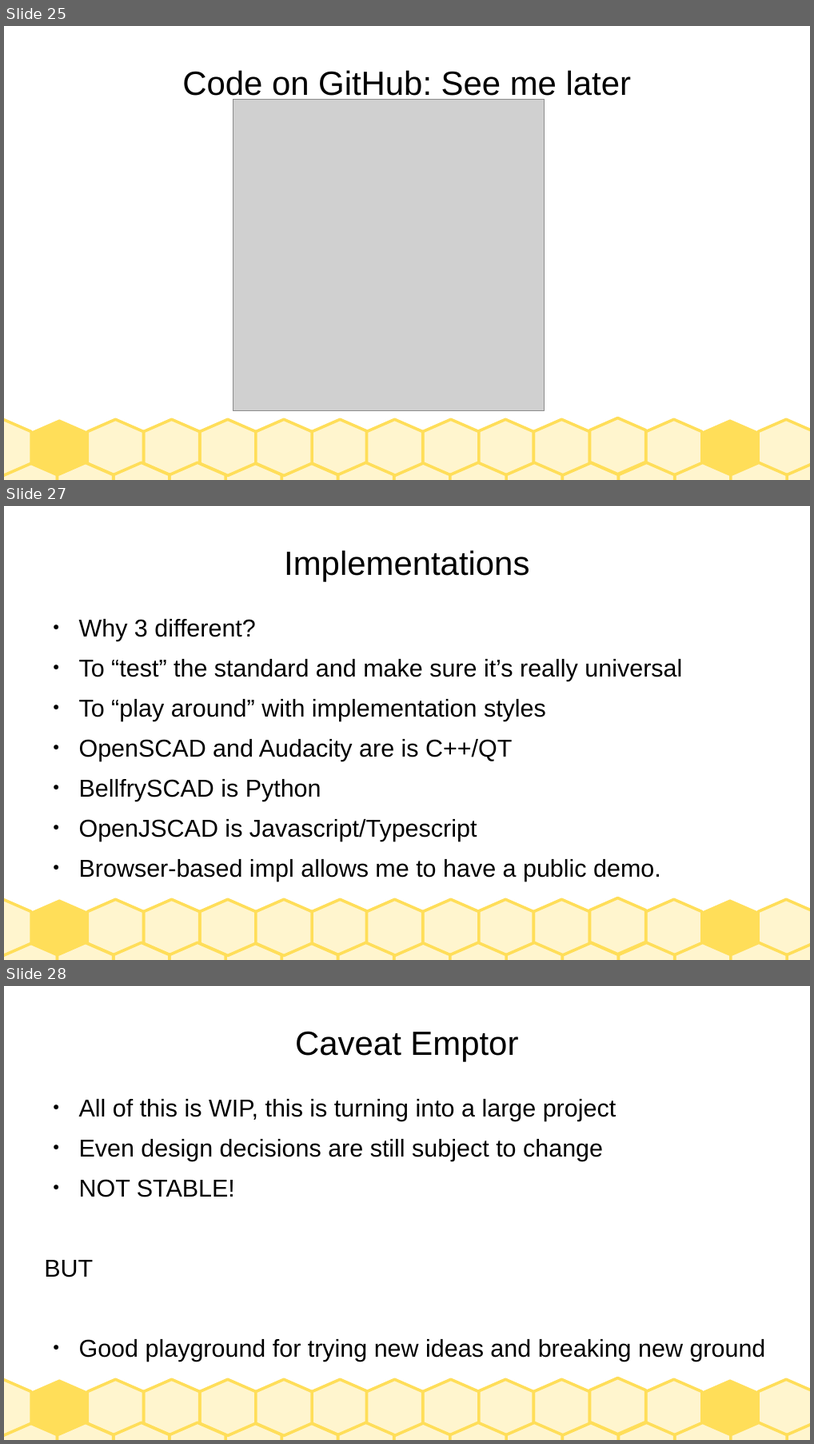
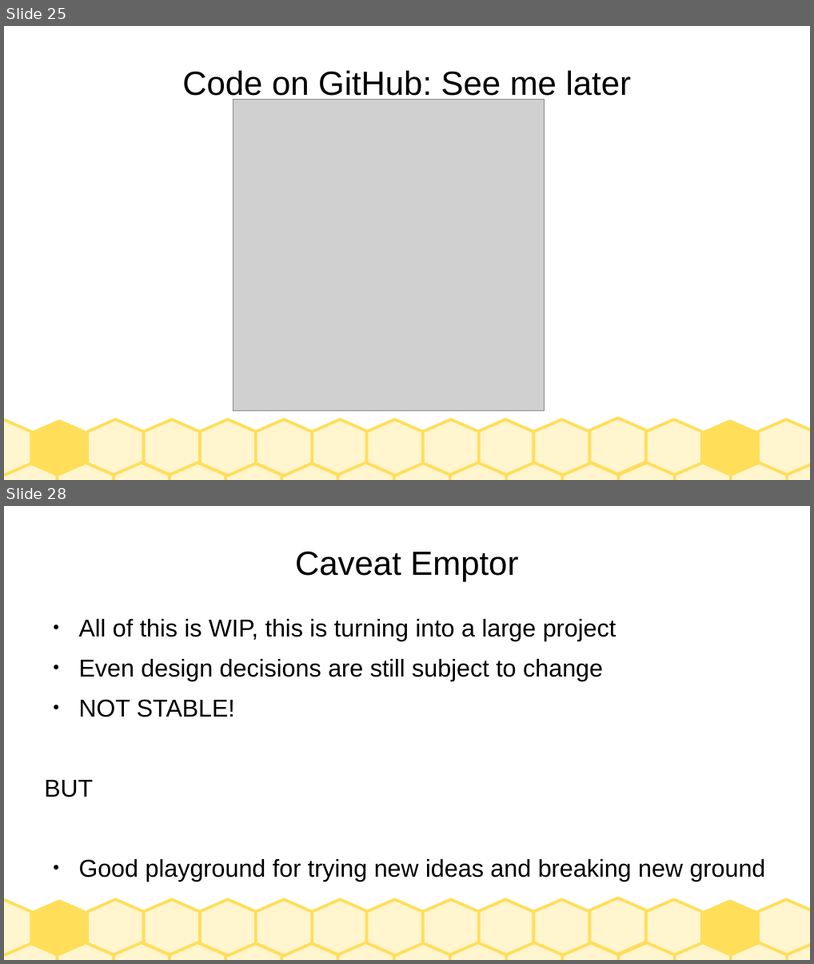
Before and after one commit to jarney/node--js, a slide deck: doc/NodesAJourney.odp. Shown one above the other, each under a label of ours: slides 25, 27 and 28 before the commit, slides 25 and 28 after it; the slides between them are not shown. The pictures are 814x1444 and 814x964 pixels, drawn with LibreOffice and Linux fonts; fonts in the diff are those of the drawing; grey boxes stand for pictures. Boxes give left, top, right and bottom in pixels: in the first picture for what was removed or moved away, otherwise in the second. Text is boxed around its words. In the diff, an @@ line names an element or a change of style, - is before the commit and + after.

```diff
--- a/doc/NodesAJourney.odp
+++ b/doc/NodesAJourney.odp
@@ slide 27 removed at (x1=4, y1=506, x2=810, y2=960), background #FFFFFF; not listed: 30 template elements that a slide beside it also shows @@
@@ title removed at (x1=284, y1=550, x2=530, y2=582) @@
-Implementations
@@ text removed at (x1=79, y1=619, x2=682, y2=881) @@
-● Why 3 different?
-● To “test” the standard and make sure it’s really universal
-● To “play around” with implementation styles
-● OpenSCAD and Audacity are is C++/QT
-● BellfrySCAD is Python
-● OpenJSCAD is Javascript/Typescript
-● Browser-based impl allows me to have a public demo.
```
Also in this commit, not shown: 4 slides changed, 1 slide added.
